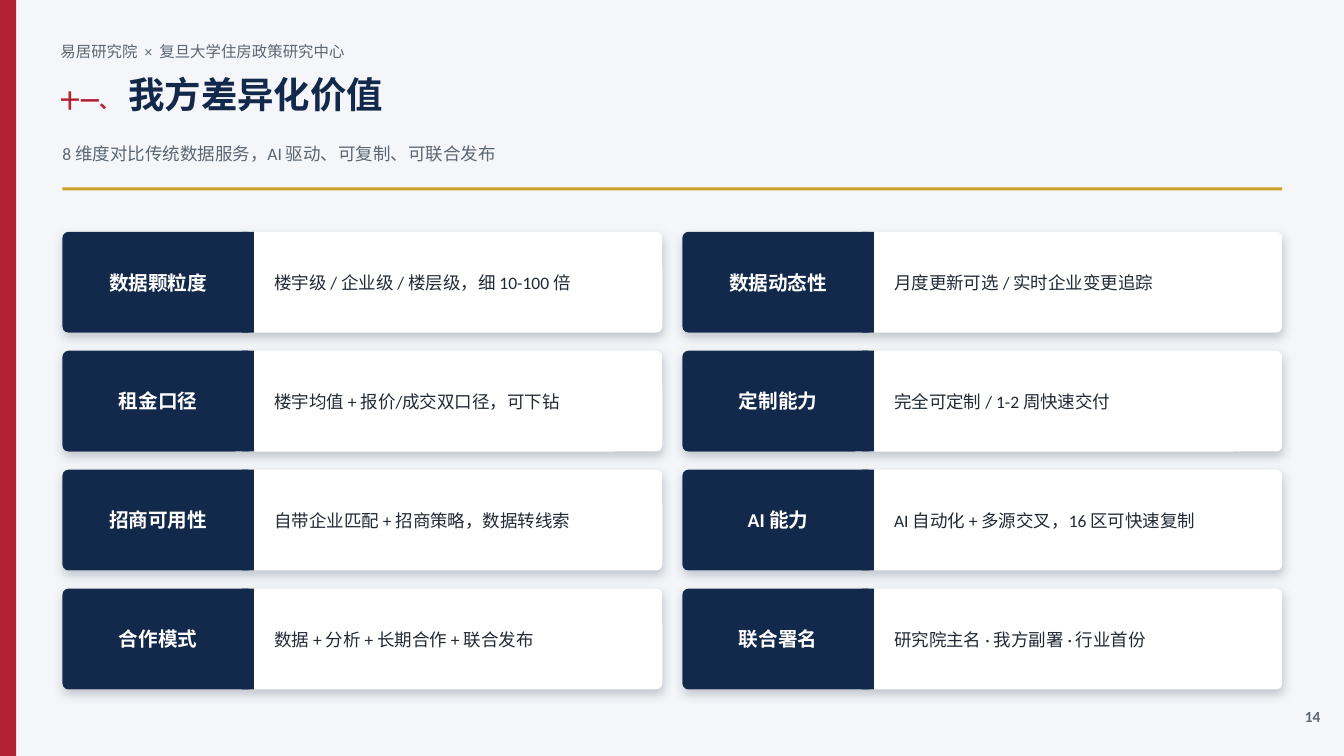
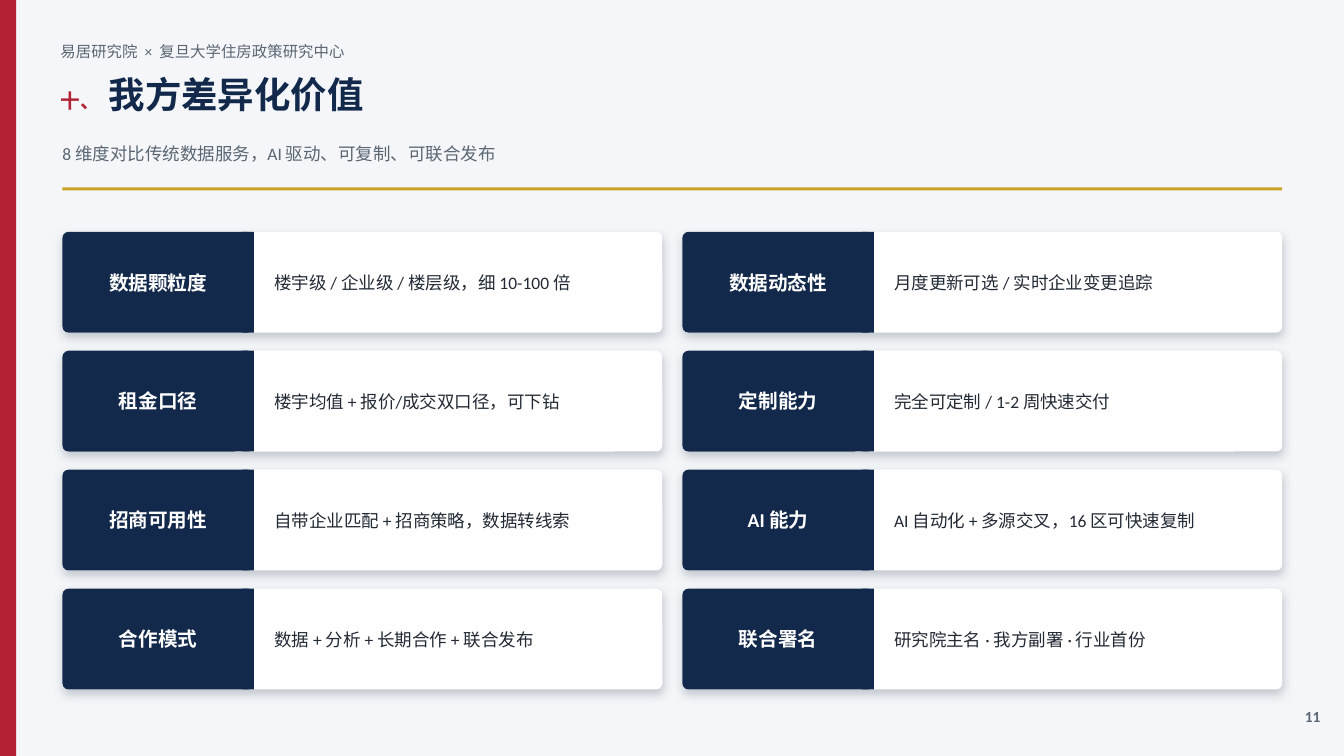
Before and after one commit to hujigang2010-maker/AIDEN, a slide deck: slide 11 of 易居研究院_复旦大学住房政策研究中心_合作方案.pptx (slide 14 before the commit). Drawn at 1344x756 pixels with LibreOffice and Linux fonts; fonts in the diff are those of the drawing. Boxes give left, top, right and bottom in pixels: in the first picture for what was removed or moved away, otherwise in the second. Text is boxed around its words. In the diff, an @@ line names an element or a change of style, - is before the commit and + after.

```diff
--- a/易居研究院_复旦大学住房政策研究中心_合作方案.pptx
+++ b/易居研究院_复旦大学住房政策研究中心_合作方案.pptx
@@ text at (x1=60, y1=76, x2=364, y2=112): text changed @@
-十一、 我方差异化价值
+十、 我方差异化价值
@@ text at (x1=1305, y1=712, x2=1321, y2=722): text changed @@
-14
+11
```
Also in this commit, not shown: 5 other slides changed, 1 slide added, 4 slides removed, 1 other file.
